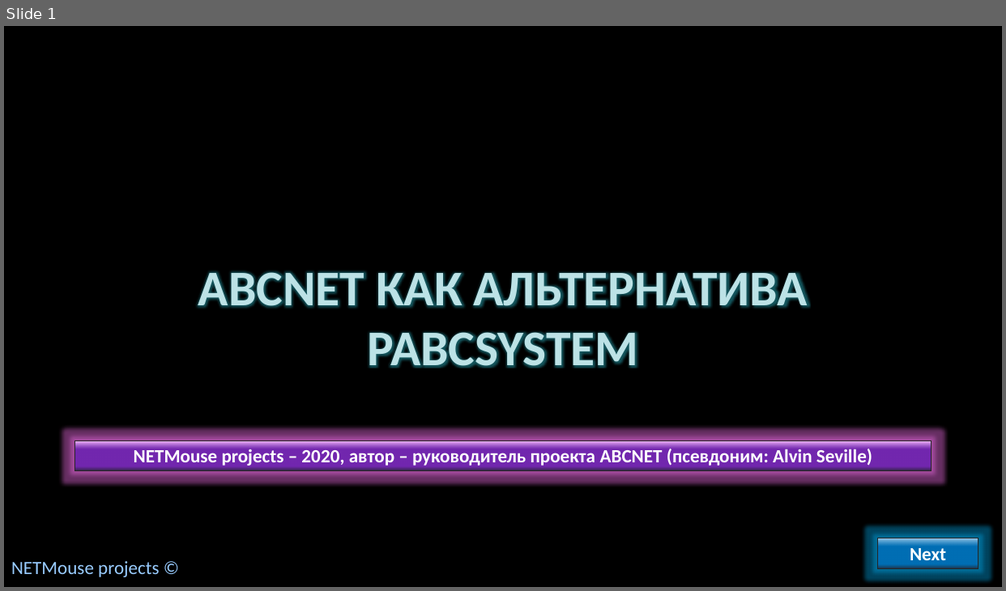
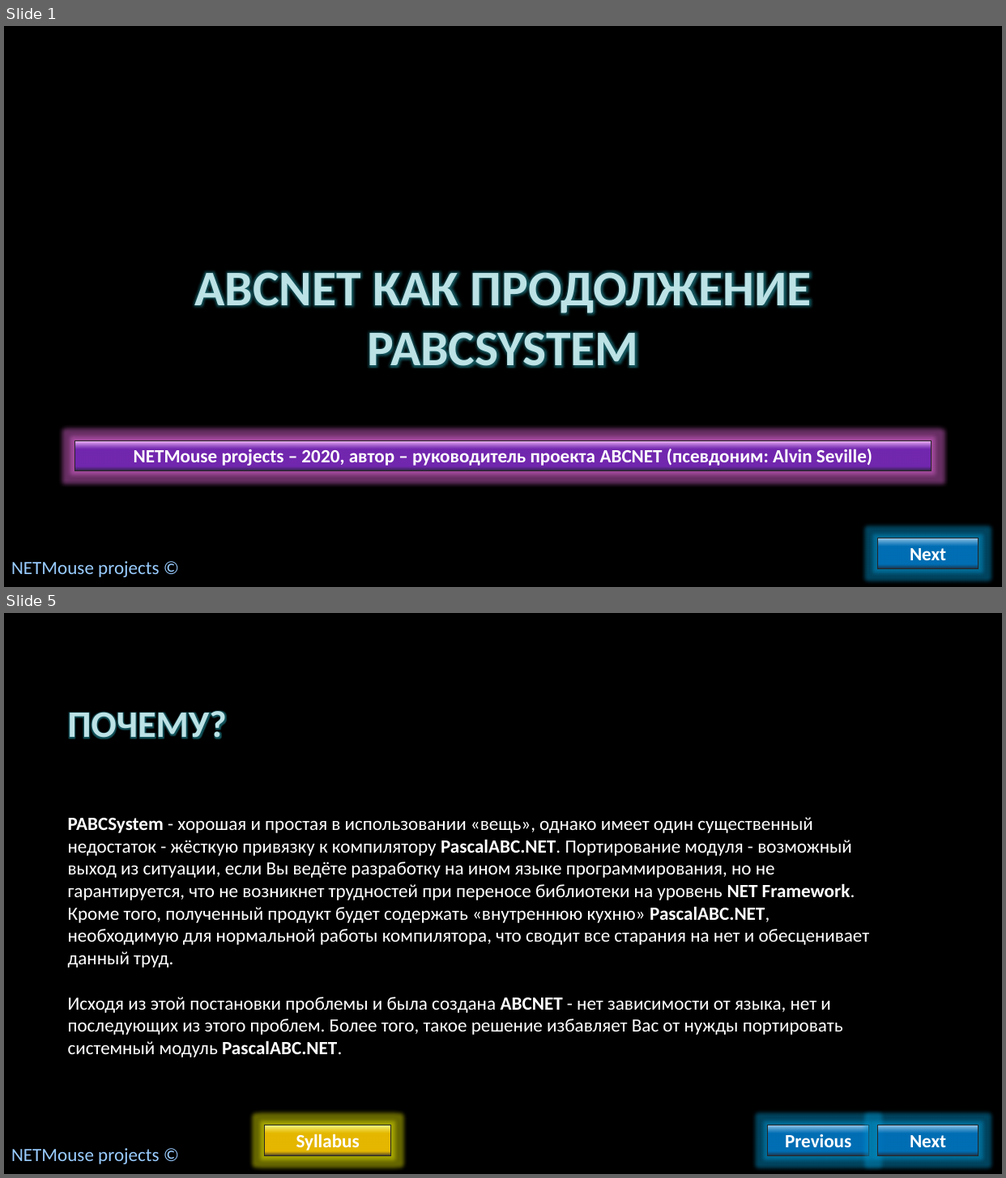
Before and after one commit to AlvinSeville7cf-NET-projects/ABCNET, a slide deck: NETMouse - .NET release/Presentations/ABCNET как альтернатива PABCSystem.pptx. Shown one above the other, each under a label of ours: slide 1 before the commit, slides 1 and 5 after it; the slides between them are not shown. The pictures are 1006x591 and 1006x1178 pixels, drawn with LibreOffice and Linux fonts; fonts in the diff are those of the drawing; background and template pictures are left out. Boxes give left, top, right and bottom in pixels: in the first picture for what was removed or moved away, otherwise in the second. Text is boxed around its words. In the diff, an @@ line names an element or a change of style, - is before the commit and + after.

```diff
--- a/NETMouse - .NET release/Presentations/ABCNET как альтернатива PABCSystem.pptx
+++ b/NETMouse - .NET release/Presentations/ABCNET как альтернатива PABCSystem.pptx
@@ slide 5 added at [4,613,1002,1174], background picture (left out) @@
@@ title added at [68,711,227,739], 36 pt, text #BCE2E6, bold @@
+ПОЧЕМУ?
@@ text added at [68,817,870,1058], 18 pt, text #FFFFFF @@
+PABCSystem - хорошая и простая в использовании «вещь», однако имеет один существенный недостаток - жёсткую привязку к компилятору PascalABC.NET. Портирование модуля - возможный выход из ситуации, если Вы ведёте разработку на ином языке программирования, но не гарантируется, что не возникнет трудностей при переносе библиотеки на уровень NET Framework. Кроме того, полученный продукт будет содержать «внутреннюю кухню» PascalABC.NET, необходимую для нормальной работы компилятора, что сводит все старания на нет и обесценивает данный труд.
+Исходя из этой постановки проблемы и была создана ABCNET - нет зависимости от языка, нет и последующих из этого проблем. Более того, такое решение избавляет Вас от нужды портировать системный модуль PascalABC.NET.
@@ rectangle added at [265,1126,391,1156], fill gradient #F1FE92 to #FFC000 to #292834, outline #262626 0.75 pt, 18 pt, text #FFFFFF, bold @@
+Syllabus
@@ rectangle added at [769,1126,869,1156], fill gradient #A3CEED to #0070C0 to #292834, outline #262626 0.75 pt, 18 pt, text #FFFFFF, bold @@
+Previous
@@ rectangle added at [878,1126,978,1156], fill gradient #A3CEED to #0070C0 to #292834, outline #262626 0.75 pt, 18 pt, text #FFFFFF, bold @@
+Next
@@ text added at [11,1148,159,1165], 18 pt, text #99CCFF @@
+NETMouse projects ©
@@ slide 1 changed as well @@
@@ title at [195,271,812,367]: text changed @@
-ABCNET КАК АЛЬТЕРНАТИВА PABCSYSTEM
+ABCNET КАК ПРОДОЛЖЕНИЕ PABCSYSTEM
```
Also in this commit, not shown: 4 other slides changed, 4 other slides added, 6 slides removed.
